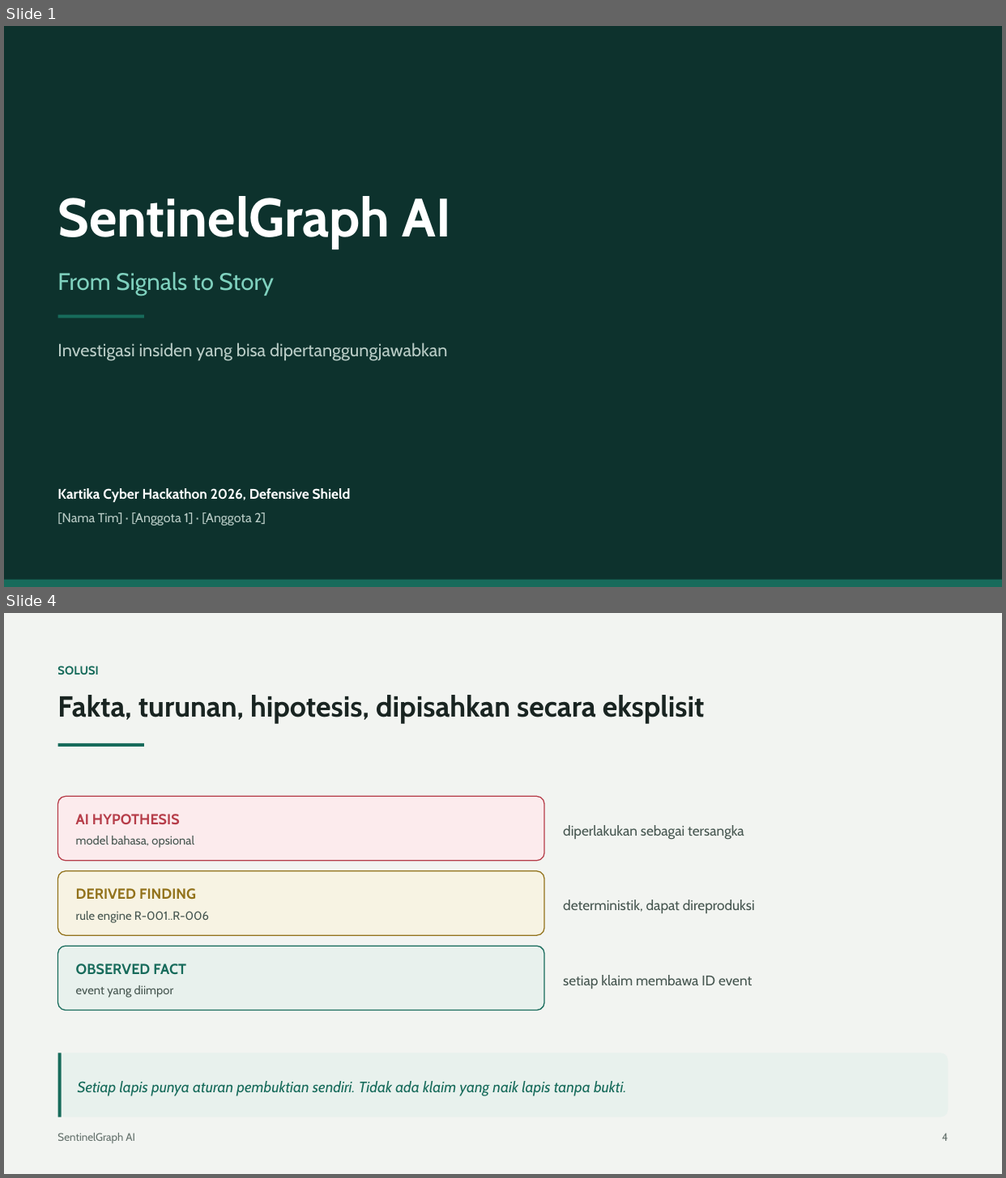
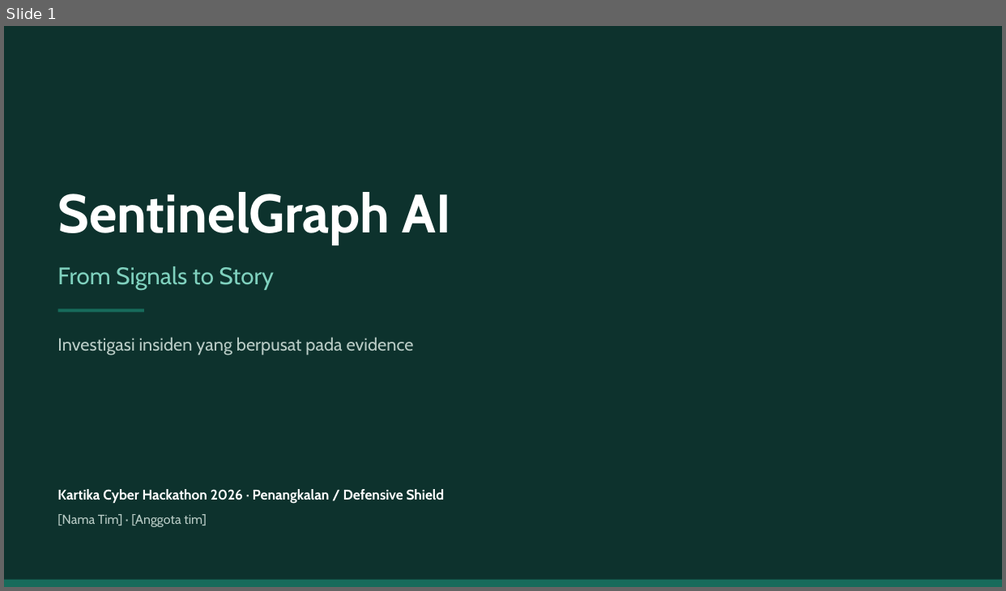
Before and after one commit to jackkd414-source/sentinel-graph-ai, a slide deck: docs/presentation/SentinelGraph-AI-slides.pptx. Shown one above the other, each under a label of ours: slides 1 and 4 before the commit, slide 1 after it; the slides between them are not shown. The pictures are 1006x1178 and 1006x591 pixels, drawn with LibreOffice and Linux fonts; fonts in the diff are those of the drawing. Boxes give left, top, right and bottom in pixels: in the first picture for what was removed or moved away, otherwise in the second. Text is boxed around its words. In the diff, an @@ line names an element or a change of style, - is before the commit and + after.

```diff
--- a/docs/presentation/SentinelGraph-AI-slides.pptx
+++ b/docs/presentation/SentinelGraph-AI-slides.pptx
@@ slide 4 removed at (x1=4, y1=613, x2=1002, y2=1174), background #FFFFFF @@
@@ rectangle removed at (x1=4, y1=613, x2=1002, y2=1174) @@
@@ text removed at (x1=57, y1=666, x2=98, y2=675) @@
-SOLUSI
@@ text removed at (x1=57, y1=695, x2=705, y2=724) @@
-Fakta, turunan, hipotesis, dipisahkan secara eksplisit
@@ rectangle removed at (x1=58, y1=743, x2=144, y2=747) @@
@@ rounded rectangle removed at (x1=58, y1=796, x2=544, y2=861) @@
@@ text removed at (x1=76, y1=814, x2=194, y2=848) @@
-AI HYPOTHESIS
-model bahasa, opsional
@@ text removed at (x1=563, y1=825, x2=744, y2=840) @@
-diperlakukan sebagai tersangka
@@ rounded rectangle removed at (x1=58, y1=871, x2=544, y2=935) @@
@@ text removed at (x1=76, y1=888, x2=209, y2=923) @@
-DERIVED FINDING
-rule engine R-001..R-006
@@ text removed at (x1=563, y1=900, x2=755, y2=914) @@
-deterministik, dapat direproduksi
@@ rounded rectangle removed at (x1=58, y1=946, x2=544, y2=1011) @@
@@ text removed at (x1=76, y1=964, x2=186, y2=998) @@
-OBSERVED FACT
-event yang diimpor
@@ text removed at (x1=563, y1=975, x2=752, y2=989) @@
-setiap klaim membawa ID event
@@ rounded rectangle removed at (x1=58, y1=1053, x2=948, y2=1118) @@
@@ rectangle removed at (x1=58, y1=1053, x2=61, y2=1118) @@
@@ text removed at (x1=78, y1=1081, x2=626, y2=1097) @@
-Setiap lapis punya aturan pembuktian sendiri. Tidak ada klaim yang naik lapis tanpa bukti.
@@ text removed at (x1=57, y1=1133, x2=135, y2=1144) @@
-SentinelGraph AI
@@ text removed at (x1=942, y1=1133, x2=948, y2=1141) @@
-4
@@ slide 1 changed as well @@
@@ text "SentinelGraph AI" moved from (x1=57, y1=196, x2=452, y2=249) to (x1=57, y1=192, x2=452, y2=245) @@
@@ text "From Signals to Story" moved from (x1=57, y1=272, x2=274, y2=296) to (x1=57, y1=267, x2=274, y2=290) @@
@@ rectangle moved from (x1=58, y1=315, x2=144, y2=318) to (x1=58, y1=309, x2=144, y2=312) @@
@@ text at (x1=57, y1=337, x2=414, y2=356): text changed @@
-Investigasi insiden yang bisa dipertanggungjawabkan
+Investigasi insiden yang berpusat pada evidence
@@ text at (x1=57, y1=489, x2=445, y2=527): text changed @@
-Kartika Cyber Hackathon 2026, Defensive Shield
-[Nama Tim] · [Anggota 1] · [Anggota 2]
+Kartika Cyber Hackathon 2026 · Penangkalan / Defensive Shield
+[Nama Tim] · [Anggota tim]
```
Also in this commit, not shown: 5 other slides changed, 4 slides added, 3 other slides removed, 2 other files.
